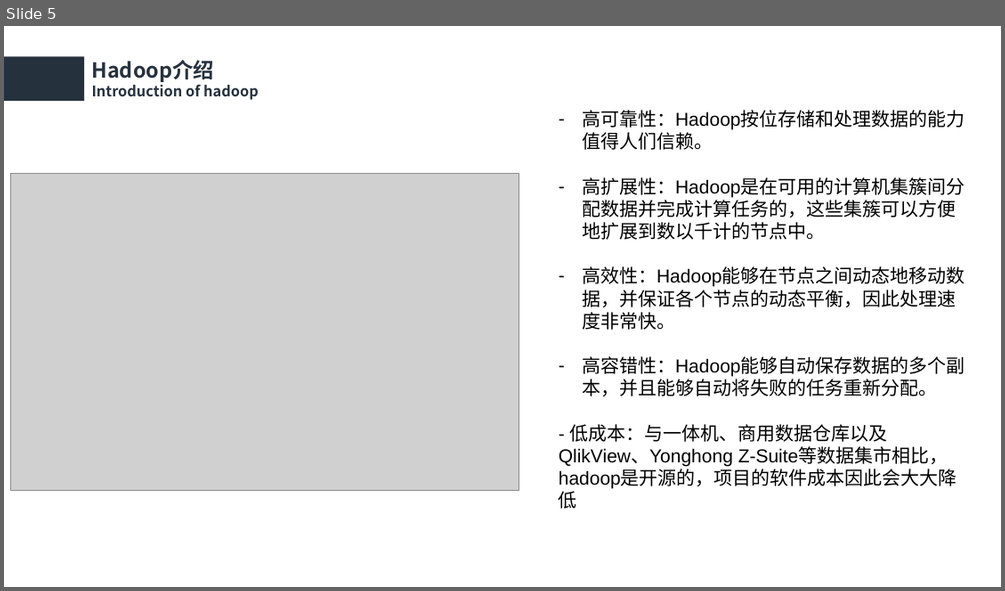
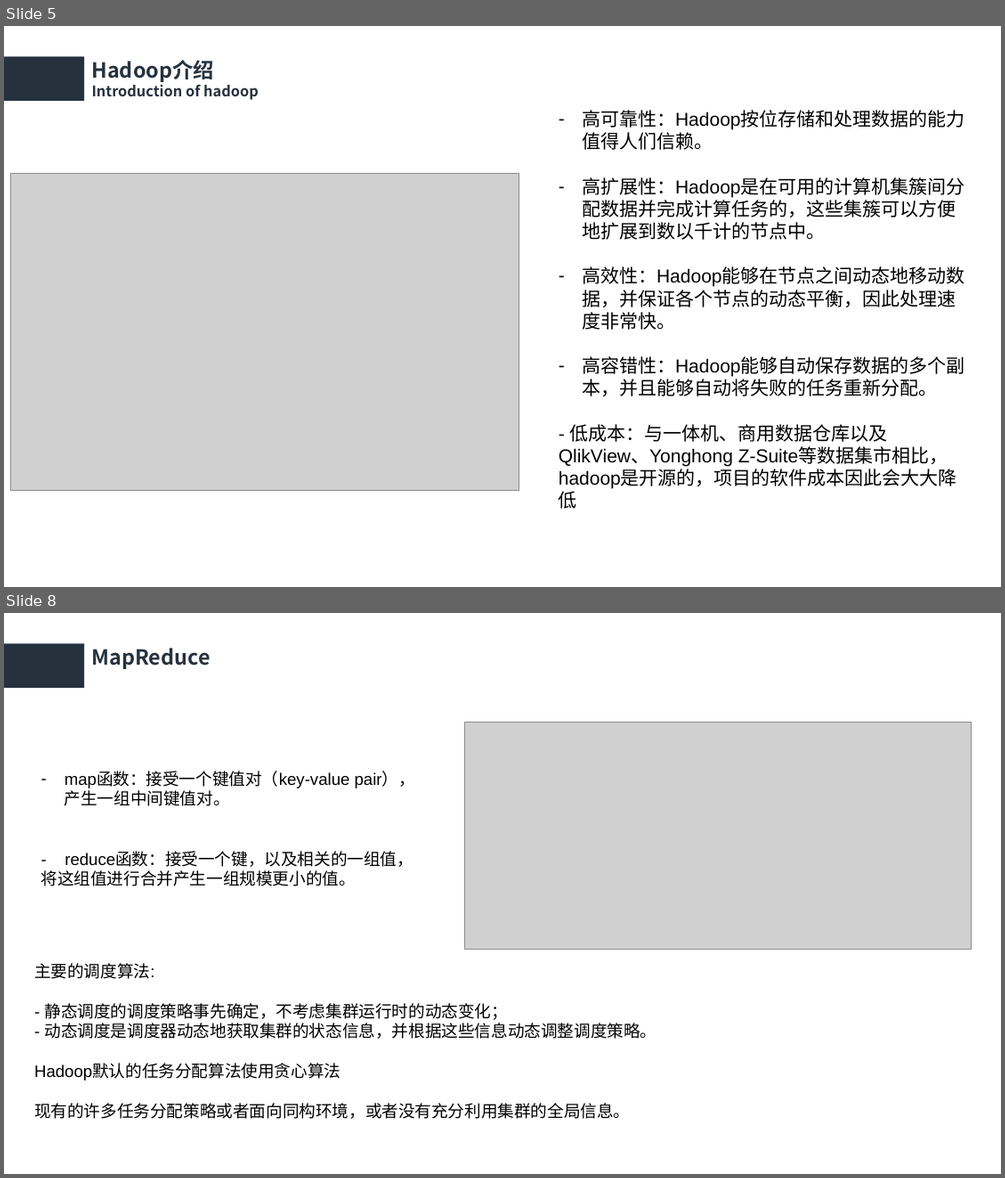
Before and after one commit to Sry-maker/Cloud-computing, a slide deck: 云计算答辩PPT.pptx. Shown one above the other, each under a label of ours: slide 5 before the commit, slides 5 and 8 after it; the slides between them are not shown. The pictures are 1005x591 and 1005x1178 pixels, drawn with LibreOffice and Linux fonts; fonts in the diff are those of the drawing; grey boxes stand for pictures. Boxes give left, top, right and bottom in pixels: in the first picture for what was removed or moved away, otherwise in the second. Text is boxed around its words. In the diff, an @@ line names an element or a change of style, - is before the commit and + after.

```diff
--- a/云计算答辩PPT.pptx
+++ b/云计算答辩PPT.pptx
@@ slide 8 added at (4, 613, 1001, 1174), background #FFFFFF @@
@@ rectangle added at (4, 643, 84, 688), fill #26313E @@
@@ text added at (92, 648, 210, 669), 20 pt, text #26313E, bold @@
+MapReduce
@@ picture added at (465, 722, 971, 949) @@
@@ text added at (41, 772, 415, 886), 16 pt, text #000000 @@
+– map函数：接受一个键值对（key-value pair），产生一组中间键值对。
+- reduce函数：接受一个键，以及相关的一组值，将这组值进行合并产生一组规模更小的值。
@@ text added at (34, 963, 656, 1119), 16 pt, text #000000 @@
+主要的调度算法:
+- 静态调度的调度策略事先确定，不考虑集群运行时的动态变化；
+- 动态调度是调度器动态地获取集群的状态信息，并根据这些信息动态调整调度策略。
+Hadoop默认的任务分配算法使用贪心算法
+现有的许多任务分配策略或者面向同构环境，或者没有充分利用集群的全局信息。
```
Also in this commit, not shown: 1 slide changed, 1 other slide added, 1 slide removed, 1 other file.
